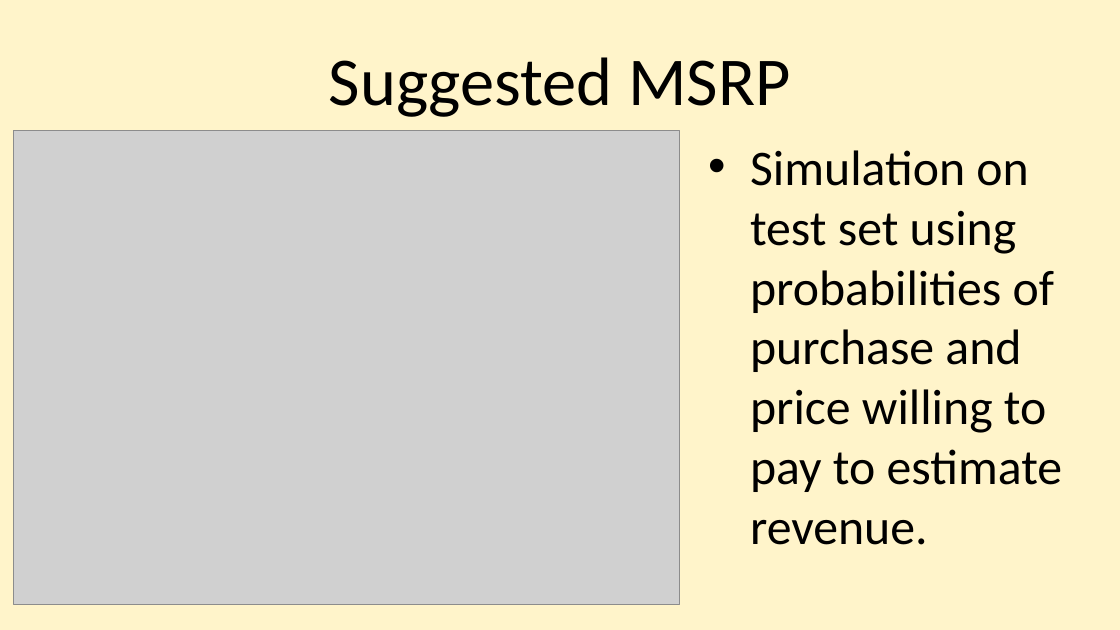
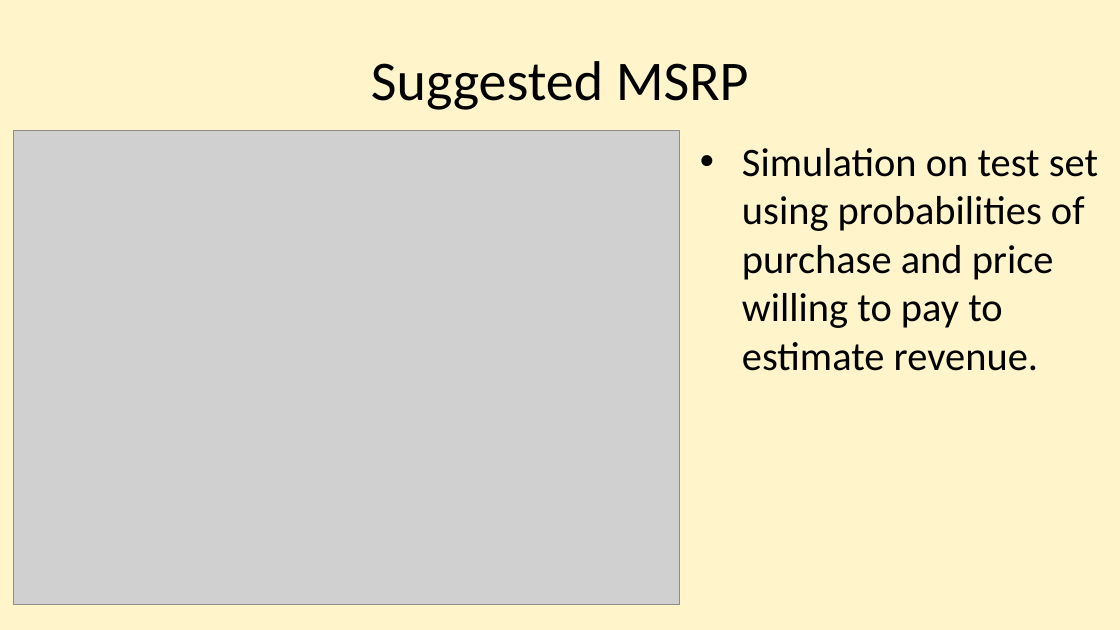
Before and after one commit to njmobley/Practicum-2, a slide deck: slide 30 of Practicum 2 presentation Nijia.pptx. Drawn at 1120x630 pixels with LibreOffice and Linux fonts; fonts in the diff are those of the drawing; grey boxes stand for pictures. Boxes give left, top, right and bottom in pixels: in the first picture for what was removed or moved away, otherwise in the second. Text is boxed around its words. In the diff, an @@ line names an element or a change of style, - is before the commit and + after.

```diff
--- a/Practicum 2 presentation Nijia.pptx
+++ b/Practicum 2 presentation Nijia.pptx
@@ title "Suggested MSRP" at (371, 61, 749, 110): size 44 to 36 pt @@
@@ text "Simulation on test set using ...": place and size @@
-text "Simulation on test set using ..." at (750, 150, 1062, 545)
+text "Simulation on test set using ..." at (742, 148, 1098, 371)
@@ text "Simulation on test set using ..." at (742, 148, 1098, 371): size 32 to 26 pt; less space between paragraphs @@
```
Also in this commit, not shown: 12 other slides changed.
